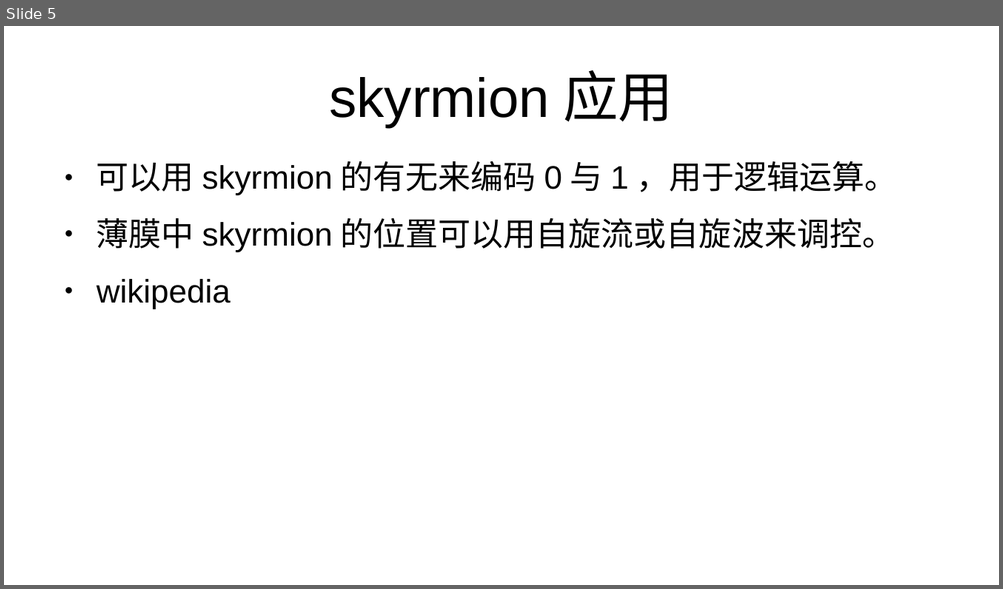
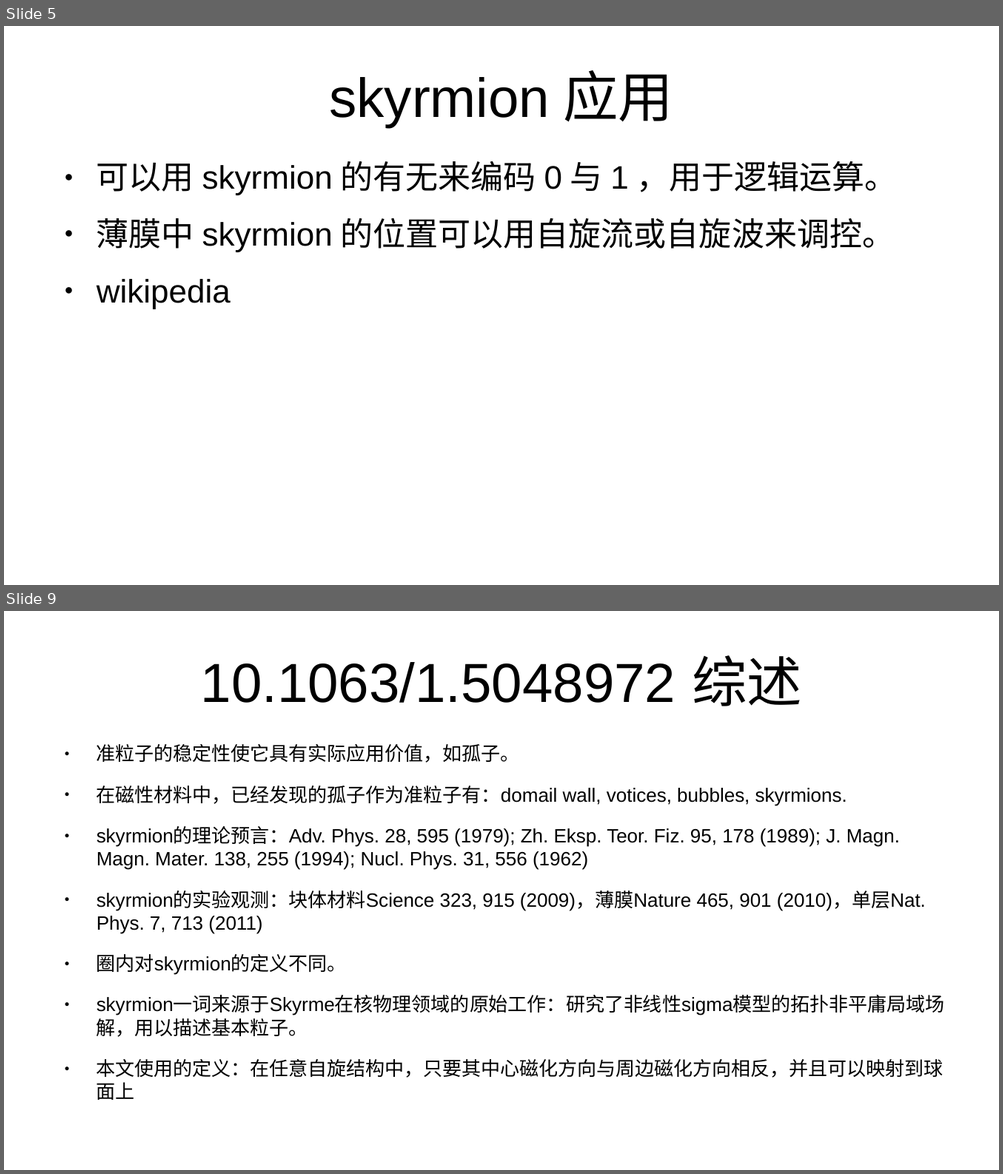
Before and after one commit to GoldenRaven/reference_reading, a slide deck: skyrmion.odp. Shown one above the other, each under a label of ours: slide 5 before the commit, slides 5 and 9 after it; the slides between them are not shown. The pictures are 1003x589 and 1003x1174 pixels, drawn with LibreOffice and Linux fonts; fonts in the diff are those of the drawing. Boxes give left, top, right and bottom in pixels: in the first picture for what was removed or moved away, otherwise in the second. Text is boxed around its words. In the diff, an @@ line names an element or a change of style, - is before the commit and + after.

Commit message:
feat: add in skyrmion

```diff
--- a/skyrmion.odp
+++ b/skyrmion.odp
@@ slide 9 added at (4, 611, 999, 1170), background #FFFFFF @@
@@ title added at (201, 655, 802, 706), 44 pt, text #000000 @@
+10.1063/1.5048972 综述
@@ text added at (96, 744, 945, 1078), 15.4 pt, text #000000 @@
+● 准粒子的稳定性使它具有实际应用价值，如孤子。
+● 在磁性材料中，已经发现的孤子作为准粒子有：domail wall, votices, bubbles, skyrmions.
+● skyrmion的理论预言：Adv. Phys. 28, 595 (1979); Zh. Eksp. Teor. Fiz. 95, 178 (1989); J. Magn. Magn. Mater. 138, 255 (1994); Nucl. Phys. 31, 556 (1962)
+● skyrmion的实验观测：块体材料Science 323, 915 (2009)，薄膜Nature 465, 901 (2010)，单层Nat. Phys. 7, 713 (2011)
+● 圈内对skyrmion的定义不同。
+● skyrmion一词来源于Skyrme在核物理领域的原始工作：研究了非线性sigma模型的拓扑非平庸局域场解，用以描述基本粒子。
+● 本文使用的定义：在任意自旋结构中，只要其中心磁化方向与周边磁化方向相反，并且可以映射到球面上
```
Also in this commit, not shown: 9 other slides added.
